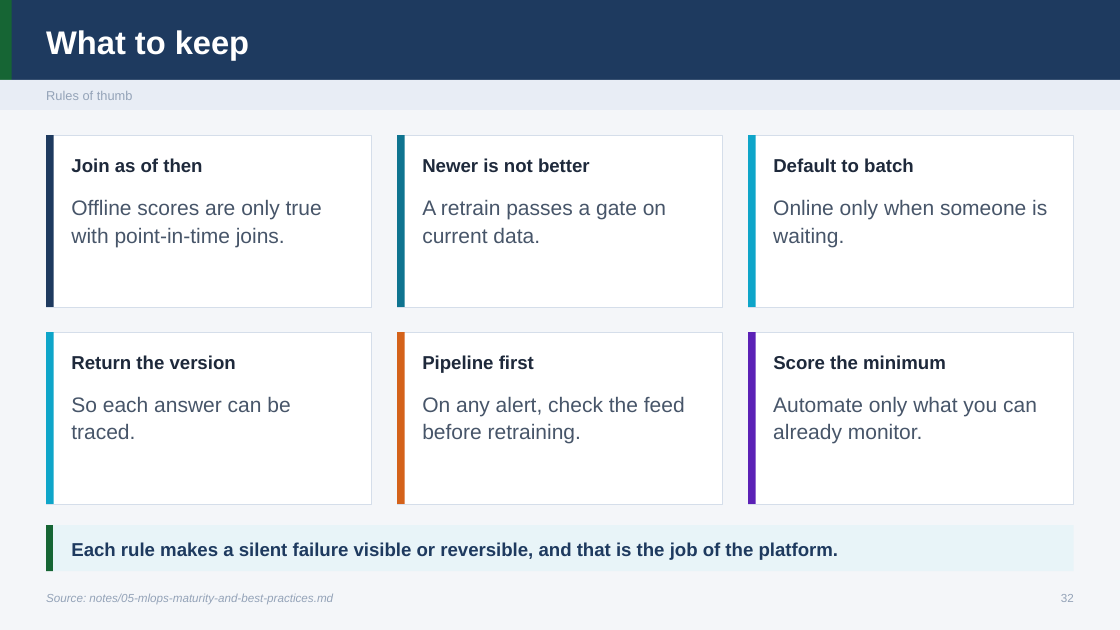
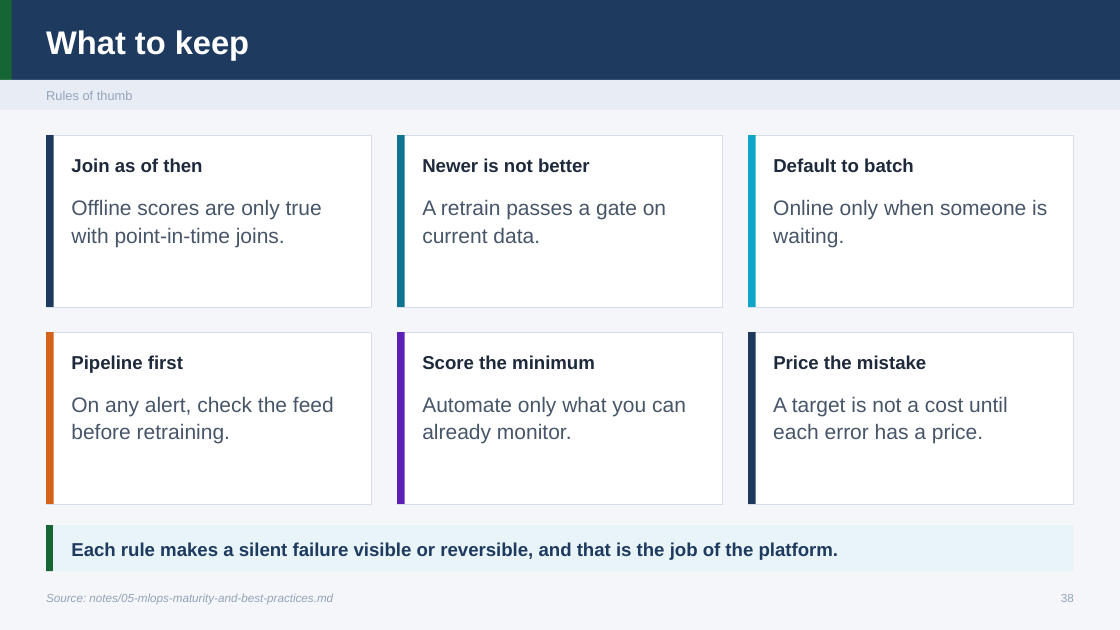
Before and after one commit to ramseywise/learn-ai-engineering, a slide deck: slide 38 of data-engineering/06-ml-platform/slides/ml-platform.pptx (slide 32 before the commit). Drawn at 1120x630 pixels with LibreOffice and Linux fonts; fonts in the diff are those of the drawing. Boxes give left, top, right and bottom in pixels: in the first picture for what was removed or moved away, otherwise in the second. Text is boxed around its words. In the diff, an @@ line names an element or a change of style, - is before the commit and + after.

```diff
--- a/data-engineering/06-ml-platform/slides/ml-platform.pptx
+++ b/data-engineering/06-ml-platform/slides/ml-platform.pptx
@@ rectangle at (46,333,54,504): fill #0EA5C9 to #D4621A @@
@@ text at (71,355,183,373): text changed @@
-Return the version
+Pipeline first
@@ rectangle at (397,333,405,504): fill #D4621A to #5B21B6 @@
@@ text at (422,355,595,369): text changed @@
-Pipeline first
+Score the minimum
@@ rectangle at (749,333,756,504): fill #5B21B6 to #1E3A5F @@
@@ text at (773,355,926,369): text changed @@
-Score the minimum
+Price the mistake
@@ text at (71,396,334,444): text changed @@
-So each answer can be traced.
+On any alert, check the feed before retraining.
@@ text at (422,396,686,444): text changed @@
-On any alert, check the feed before retraining.
+Automate only what you can already monitor.
@@ text at (773,396,1007,444): text changed @@
-Automate only what you can already monitor.
+A target is not a cost until each error has a price.
```
Also in this commit, not shown: 2 other slides changed, 6 slides added, 38 other files.
